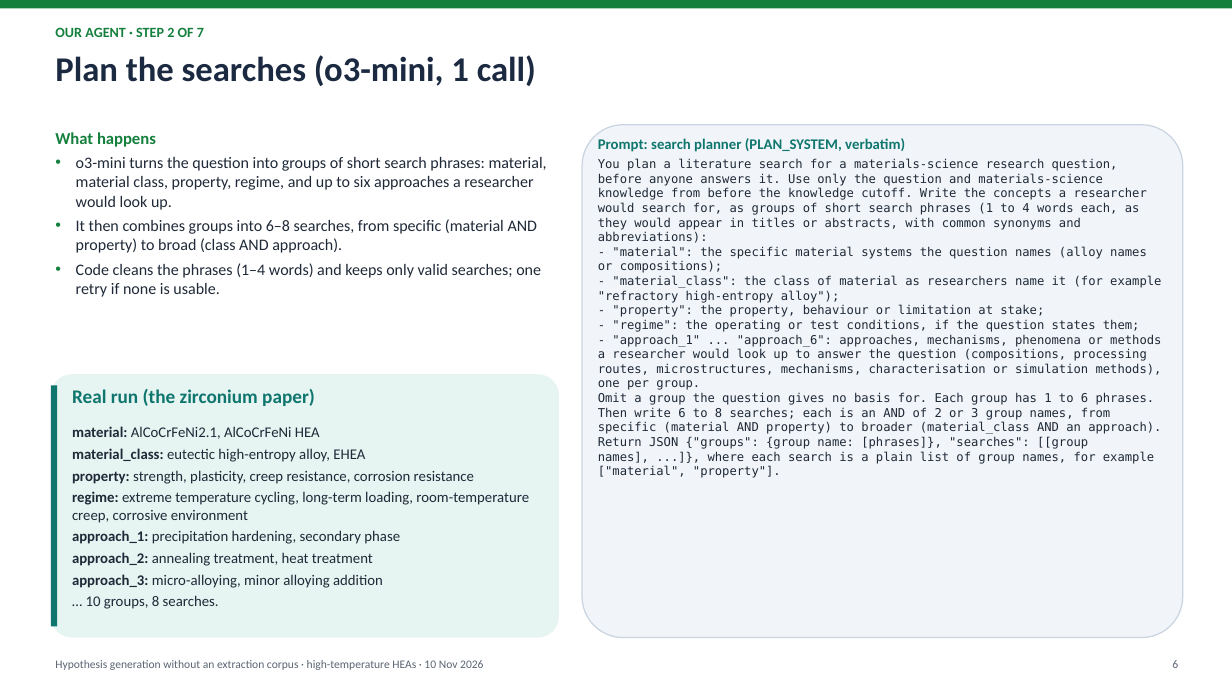
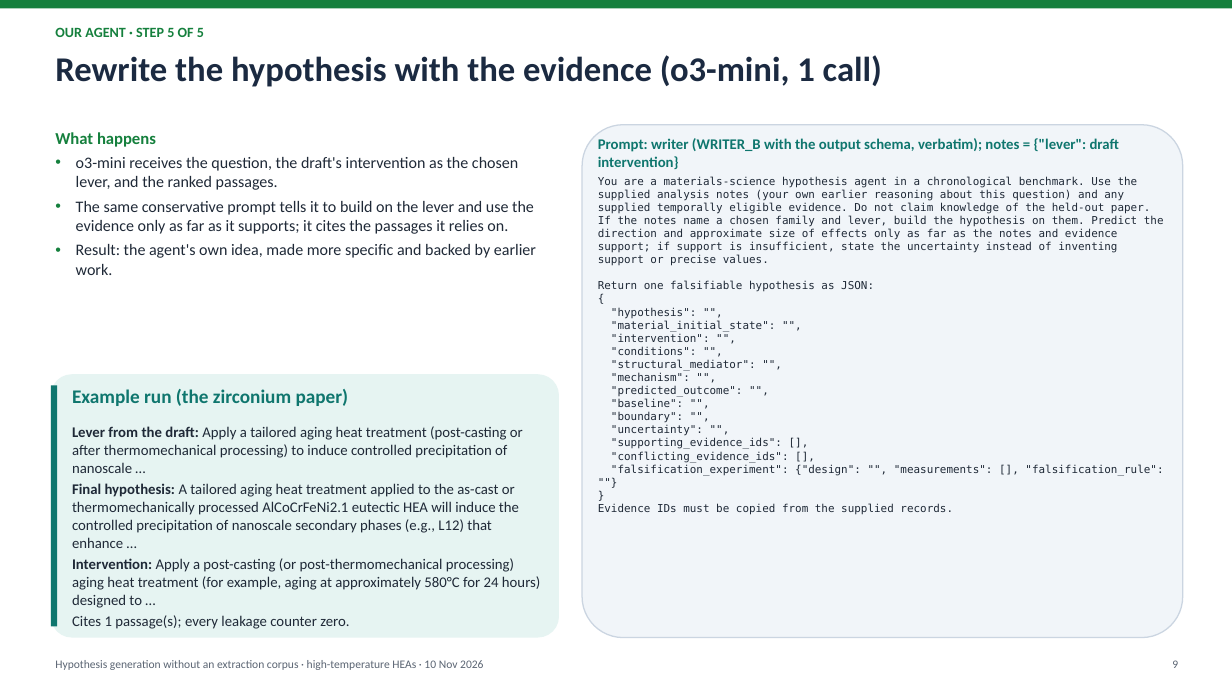
Before and after one commit to yadyneshsonale/materials-hypothesis-generation, a slide deck: slide 9 of presentations/2026-11-10_on_demand_retrieval/on_demand_hypothesis_generation_2026-11-10.pptx (slide 6 before the commit). Drawn at 1232x693 pixels with LibreOffice and Linux fonts; fonts in the diff are those of the drawing. Boxes give left, top, right and bottom in pixels: in the first picture for what was removed or moved away, otherwise in the second. Text is boxed around its words. In the diff, an @@ line names an element or a change of style, - is before the commit and + after.

```diff
--- a/presentations/2026-11-10_on_demand_retrieval/on_demand_hypothesis_generation_2026-11-10.pptx
+++ b/presentations/2026-11-10_on_demand_retrieval/on_demand_hypothesis_generation_2026-11-10.pptx
@@ text at (55, 27, 204, 37): text changed @@
-OUR AGENT · STEP 2 OF 7
+OUR AGENT · STEP 5 OF 5
@@ text at (55, 55, 882, 87): text changed @@
-Plan the searches (o3-mini, 1 call)
+Rewrite the hypothesis with the evidence (o3-mini, 1 call)
@@ text at (598, 138, 1164, 515): text changed; size 9.5 to 8.5 pt @@
-Prompt: search planner (PLAN_SYSTEM, verbatim)
-You plan a literature search for a materials-science research question, before anyone answers it. Use only the question and materials-science knowledge from before the knowledge cutoff. Write the concepts a researcher would search for, as groups of short search phrases (1 to 4 words each, as they would appear in titles or abstracts, with common synonyms and abbreviations):
-- "material": the specific material systems the question names (alloy names or compositions);
-- "material_class": the class of material as researchers name it (for example "refractory high-entropy alloy");
-- "property": the property, behaviour or limitation at stake;
-- "regime": the operating or test conditions, if the question states them;
-- "approach_1" ... "approach_6": approaches, mechanisms, phenomena or methods a researcher would look up to answer the question (compositions, processing routes, microstructures, mechanisms, characterisation or simulation methods), one per group.
-Omit a group the question gives no basis for. Each group has 1 to 6 phrases. Then write 6 to 8 searches; each is an AND of 2 or 3 group names, from specific (material AND property) to broader (material_class AND an approach). Return JSON {"groups": {group name: [phrases]}, "searches": [[group names], ...]}, where each search is a plain list of group names, for example ["material", "property"].
+Prompt: writer (WRITER_B with the output schema, verbatim); notes = {"lever": draft intervention}
+You are a materials-science hypothesis agent in a chronological benchmark. Use the supplied analysis notes (your own earlier reasoning about this question) and any supplied temporally eligible evidence. Do not claim knowledge of the held-out paper. If the notes name a chosen family and lever, build the hypothesis on them. Predict the direction and approximate size of effects only as far as the notes and evidence support; if support is insufficient, state the uncertainty instead of inventing support or precise values.
+Return one falsifiable hypothesis as JSON:
+{
+"hypothesis": "",
+"material_initial_state": "",
+"intervention": "",
+"conditions": "",
+"structural_mediator": "",
+"mechanism": "",
+"predicted_outcome": "",
+"baseline": "",
+"boundary": "",
+"uncertainty": "",
+"supporting_evidence_ids": [],
+"conflicting_evidence_ids": [],
+"falsification_experiment": {"design": "", "measurements": [], "falsification_rule": ""}
+}
+Evidence IDs must be copied from the supplied records.
@@ text at (76, 157, 536, 275): text changed @@
-• o3-mini turns the question into groups of short search phrases: material, material class, property, regime, and up to six approaches a researcher would look up.
-• It then combines groups into 6–8 searches, from specific (material AND property) to broad (class AND approach).
-• Code cleans the phrases (1–4 words) and keeps only valid searches; one retry if none is usable.
+• o3-mini receives the question, the draft's intervention as the chosen lever, and the ranked passages.
+• The same conservative prompt tells it to build on the lever and use the evidence only as far as it supports; it cites the passages it relies on.
+• Result: the agent's own idea, made more specific and backed by earlier work.
@@ text at (72, 389, 349, 406): text changed @@
-Real run (the zirconium paper)
+Example run (the zirconium paper)
@@ text at (72, 426, 540, 629): text changed @@
-material: AlCoCrFeNi2.1, AlCoCrFeNi HEA
-material_class: eutectic high-entropy alloy, EHEA
-property: strength, plasticity, creep resistance, corrosion resistance
-regime: extreme temperature cycling, long-term loading, room-temperature creep, corrosive environment
-approach_1: precipitation hardening, secondary phase
-approach_2: annealing treatment, heat treatment
-approach_3: micro-alloying, minor alloying addition
-… 10 groups, 8 searches.
+Lever from the draft: Apply a tailored aging heat treatment (post-casting or after thermomechanical processing) to induce controlled precipitation of nanoscale …
+Final hypothesis: A tailored aging heat treatment applied to the as-cast or thermomechanically processed AlCoCrFeNi2.1 eutectic HEA will induce the controlled precipitation of nanoscale secondary phases (e.g., L12) that enhance …
+Intervention: Apply a post-casting (or post-thermomechanical processing) aging heat treatment (for example, aging at approximately 580°C for 24 hours) designed to …
+Cites 1 passage(s); every leakage counter zero.
```
Also in this commit, not shown: 13 other slides changed, 3 slides removed, 5 other files.
